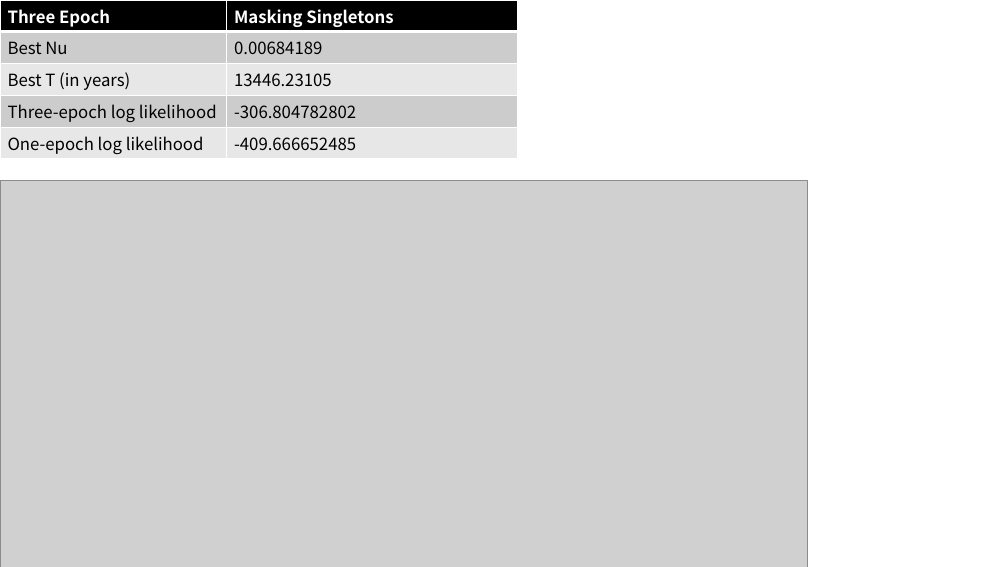
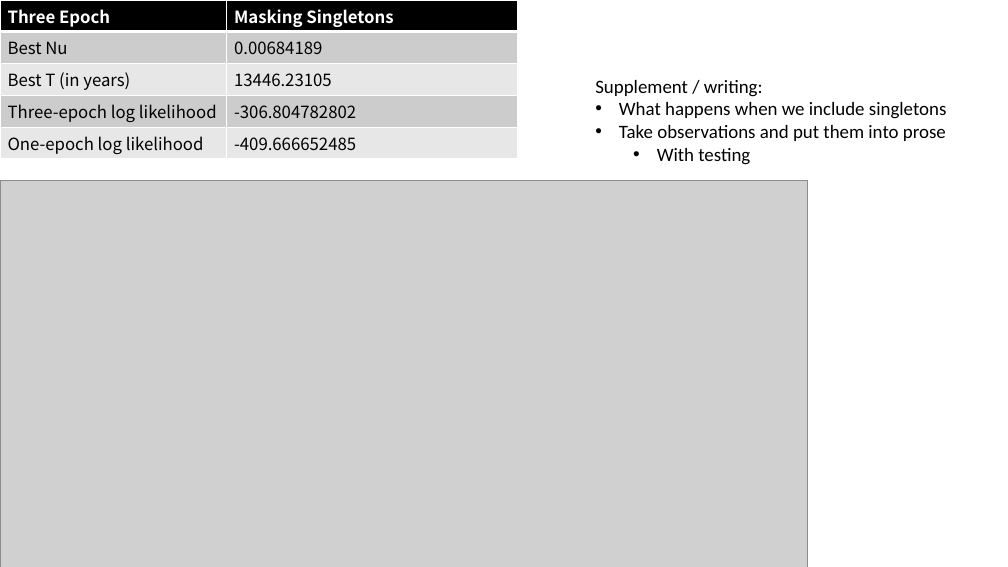
Before and after one commit to jon-mah/demo_for_ccgb, a slide deck: slide 8 of Summary/20220228_microbiome_demographic_slides.pptx. Drawn at 1008x567 pixels with LibreOffice and Linux fonts; fonts in the diff are those of the drawing; grey boxes stand for pictures. Boxes give left, top, right and bottom in pixels: in the first picture for what was removed or moved away, otherwise in the second. Text is boxed around its words. In the diff, an @@ line names an element or a change of style, - is before the commit and + after.

```diff
--- a/Summary/20220228_microbiome_demographic_slides.pptx
+++ b/Summary/20220228_microbiome_demographic_slides.pptx
@@ text added at (595,80,947,165), 18 pt, text #000000 @@
+Supplement / writing:
+• What happens when we include singletons
+• Take observations and put them into prose
+  • With testing
```
Also in this commit, not shown: 3 other slides changed, 22 other files.
